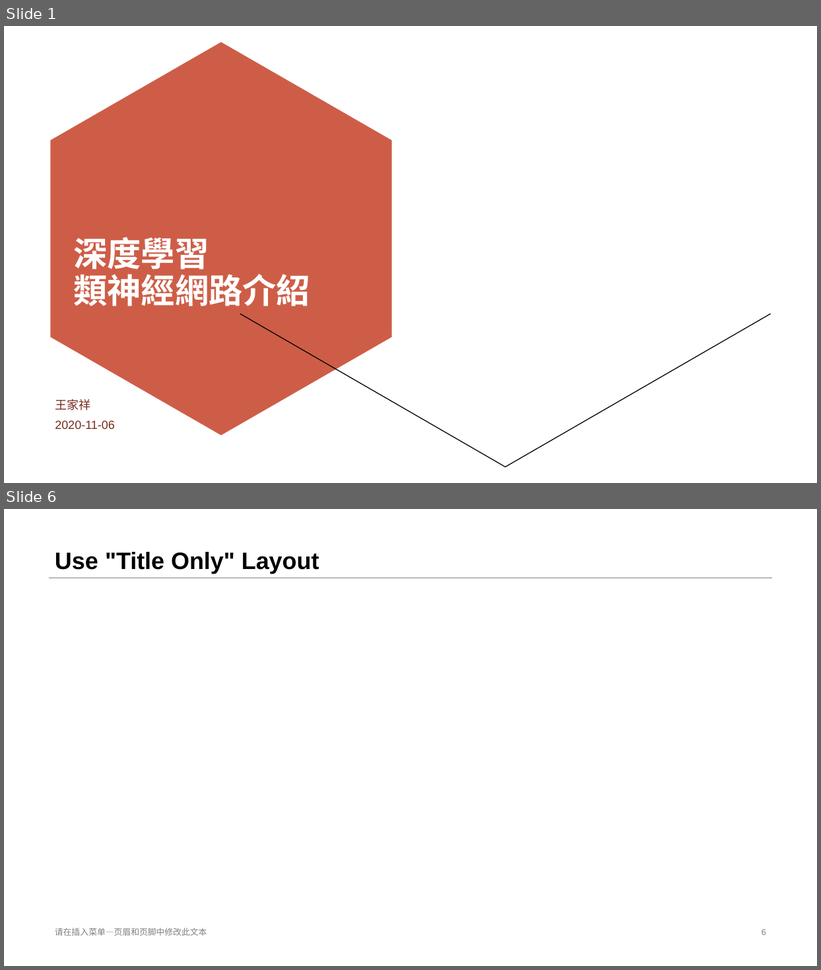
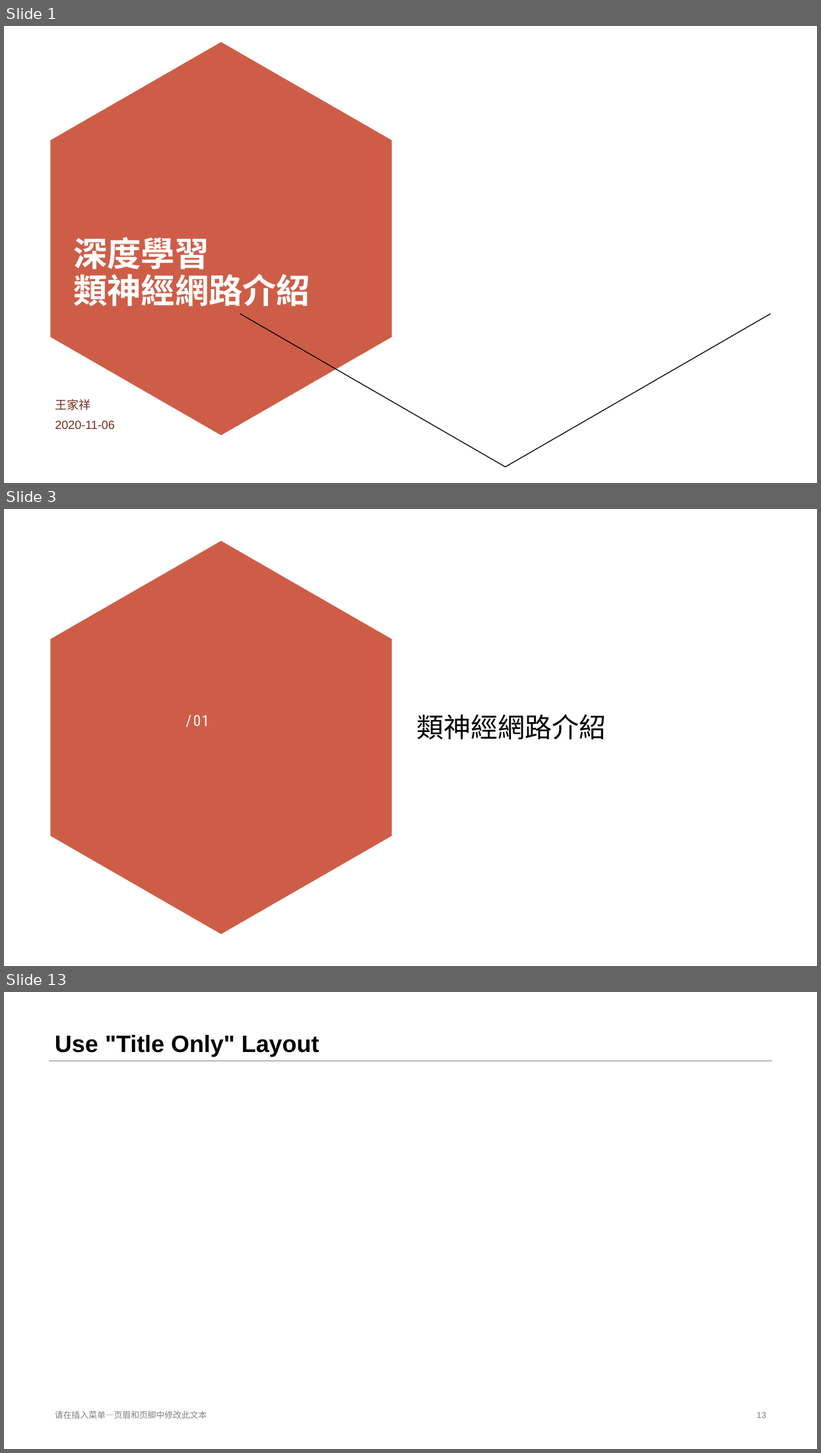
Before and after one commit to stereo720712/2020-11_2021-01_deep_learning_learn_report_record, a slide deck: 11_2_to_11__6_first/1.Deeping_learning_introduce.pptx. Shown one above the other, each under a label of ours: slides 1 and 6 before the commit, slides 1, 3 and 13 after it; the slides between them are not shown. The pictures are 821x970 and 821x1453 pixels, drawn with LibreOffice and Linux fonts; fonts in the diff are those of the drawing; background and template pictures are left out. Boxes give left, top, right and bottom in pixels: in the first picture for what was removed or moved away, otherwise in the second. Text is boxed around its words. In the diff, an @@ line names an element or a change of style, - is before the commit and + after.

```diff
--- a/11_2_to_11__6_first/1.Deeping_learning_introduce.pptx
+++ b/11_2_to_11__6_first/1.Deeping_learning_introduce.pptx
@@ slide 3 added at [4, 509, 817, 966], background #FFFFFF @@
@@ freeform shape added at [50, 541, 392, 934], fill #CE5D47 @@
@@ text added at [193, 715, 209, 726], 18 pt, text #FFFFFF @@
+/ 01
@@ title added at [417, 714, 607, 740], 32 pt, text #000000 @@
+類神經網路介紹
@@ what was slide 6 is now slide 13 @@
@@ page number at [757, 1412, 766, 1418]: text changed @@
-6
+13
```
Also in this commit, not shown: 5 slides changed, 8 other slides added, 2 slides removed, 1 other file.
